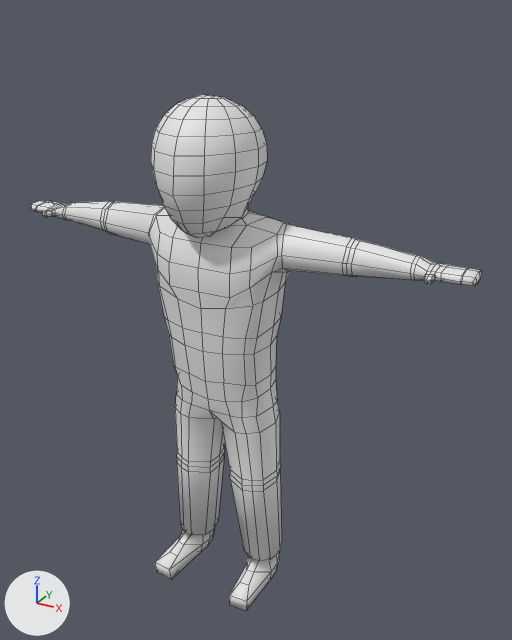
The Blender file LD30/Assets/Models/Common/Mayor.blend as it was, and as the next commit left it.
One viewpoint serves both versions: a camera (50 mm lens) standing at (3.24, -5.26, 3.25) and looking at (0.31, 0.07, 0.58). Arrows for +X, +Y and +Z are at lower left; the lights stay in place. Mesh edges are drawn as thin lines.
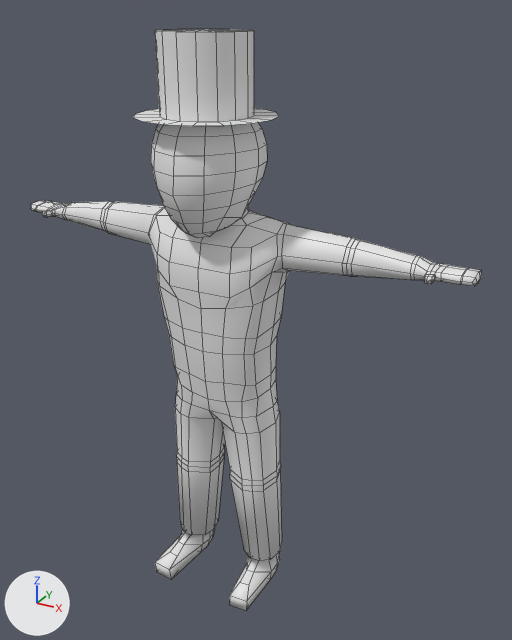
Changed parts and their boxes (x1, y1, x2, y2) in the pictures (512 x 640 px):
'Cube', reshaped (13% taller): before (31, 95, 481, 611); after (31, 29, 481, 611)
part 1 of me_cube_001, added: after (134, 108, 279, 126)
part 2 of me_cube_001, added: after (155, 31, 254, 122)
part 3 of me_cube_001, added: after (156, 29, 253, 32)

Diff of the bpy script that builds the scene:
```diff
--- a/LD30/Assets/Models/Common/Mayor.blend.py
+++ b/LD30/Assets/Models/Common/Mayor.blend.py
@@ me_cube_001 @@
 # used by ob_cube; location = (0.0, 0.0, 0.0)
-me_cube_001.from_pydata(...)  # 731 vertices, 738 faces; spans x -2.28..2.28, y -0.73..0.41, z -2.32..2.6
+me_cube_001.from_pydata(...)  # 812 vertices, 786 faces; spans x -2.28..2.28, y -0.8..0.41, z -2.32..3.09
+# me_cube_001 part 1: a new loose piece of 32 vertices spanning x -0.6..0.6, y -0.8..0.39, z 2.45
+# me_cube_001 part 2: a new loose piece of 32 vertices spanning x -0.39..0.39, y -0.59..0.18, z 2.45..3.09
+# me_cube_001 part 3: a new loose piece of 17 vertices spanning x -0.39..0.39, y -0.59..0.18, z 3.09
```
